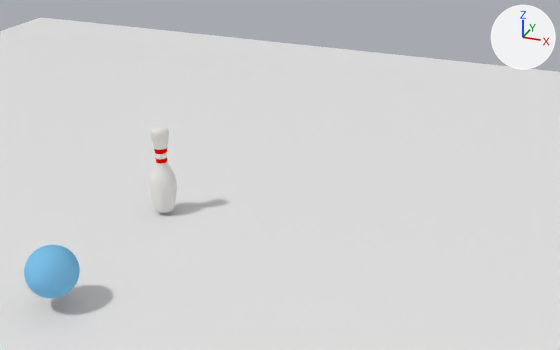
An edit to the Blender file 02 - Bowling Pin/Bowling Alley.blend, drawn before and after from the same camera.
Rendered twice from a 50 mm camera at (9.03, -14.84, 8.86) aimed at (2.57, 1.25, 0.92). The axes (+X, +Y, +Z) are drawn at upper right. The lights are the same throughout.

The first picture shows 'Bowling Ball', 'Pin', 'Plane'.
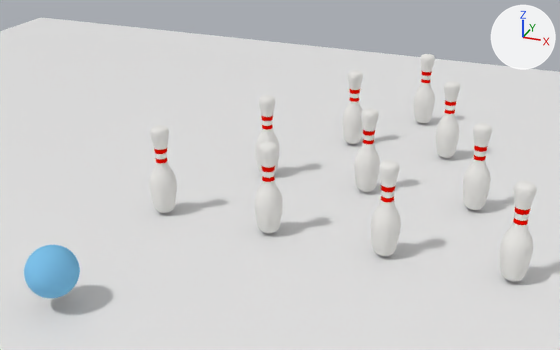
Commit message: Create a Bowling Alley
Create a Bowling Alley

Pixel boxes [x1, y1, x2, y2] of what changed, in the pictures (560 x 350 px):
'Pin_10', added: after [500, 181, 537, 281]
'Pin_9', added: after [371, 160, 401, 256]
'Pin_8', added: after [255, 142, 283, 233]
'Pin_6', added: after [463, 123, 492, 210]
'Pin_5', added: after [354, 108, 380, 192]
'Pin_3', added: after [436, 81, 460, 158]
'Pin_2', added: after [342, 70, 363, 144]
'Pin1', added: after [414, 54, 435, 123]
'Pin_4', added: after [255, 95, 279, 174]
'Pin_7', unchanged, uncovered by the edit: after [150, 125, 177, 213]
'Pin', unchanged, covered by the edit: before [150, 125, 177, 213]

The change, as a list of edits to the scene's bpy script:
```text
Add me_mesh_006:
    me_mesh_006.from_pydata(...)  # 865 vertices, 864 faces; spans x 4.24..5.36, y 0.09..3.9, z -0.56..0.56
    me_mesh_006.polygons.foreach_set('use_smooth', [True] * 864)
    # faces by material slot: [816, 48]
    me_mesh_006.materials.append(mat_pin)  # white #e7e6e3
    me_mesh_006.materials.append(mat_stripe)  # red #e70b00
Add me_mesh_008:
    me_mesh_008.from_pydata(...)  # 865 vertices, 864 faces; spans x 9.04..10.16, y 0.09..3.9, z -0.56..0.56
    me_mesh_008.polygons.foreach_set('use_smooth', [True] * 864)
    # faces by material slot: [816, 48]
    me_mesh_008.materials.append(mat_pin)  # white #e7e6e3
    me_mesh_008.materials.append(mat_stripe)  # red #e70b00
Add me_mesh_010:
    me_mesh_010.from_pydata(...)  # 865 vertices, 864 faces; spans x 13.84..14.96, y 0.09..3.9, z -0.56..0.56
    me_mesh_010.polygons.foreach_set('use_smooth', [True] * 864)
    # faces by material slot: [816, 48]
    me_mesh_010.materials.append(mat_pin)  # white #e7e6e3
    me_mesh_010.materials.append(mat_stripe)  # red #e70b00
Add me_mesh_011:
    me_mesh_011.from_pydata(...)  # 865 vertices, 864 faces; spans x -0.56..0.56, y 0.09..3.9, z -0.56..0.56
    me_mesh_011.polygons.foreach_set('use_smooth', [True] * 864)
    # faces by material slot: [816, 48]
    me_mesh_011.materials.append(mat_pin)  # white #e7e6e3
    me_mesh_011.materials.append(mat_stripe)  # red #e70b00
Add ob_pin_8:
    ob_pin_8 = bpy.data.objects.new('Pin_8', me_mesh_006)
    ob_pin_8.location = (0.0, 0.0, 0.0)
    ob_pin_8.rotation_euler = (1.571, 0.0, 0.0)  # degrees (90, 0, 0)
    ob_pin_8.scale = (0.58, 0.58, 0.58)
Add ob_pin_9:
    ob_pin_9 = bpy.data.objects.new('Pin_9', me_mesh_008)
    ob_pin_9.location = (0.0, 0.0, 0.0)
    ob_pin_9.rotation_euler = (1.571, 0.0, 0.0)  # degrees (90, 0, 0)
    ob_pin_9.scale = (0.58, 0.58, 0.58)
Add ob_pin_10:
    ob_pin_10 = bpy.data.objects.new('Pin_10', me_mesh_010)
    ob_pin_10.location = (0.0, 0.0, 0.0)
    ob_pin_10.rotation_euler = (1.571, 0.0, 0.0)  # degrees (90, 0, 0)
    ob_pin_10.scale = (0.58, 0.58, 0.58)
Add ob_pin_4:
    ob_pin_4 = bpy.data.objects.new('Pin_4', me_mesh_011)
    ob_pin_4.location = (1.5, 3.0, 0.0)
    ob_pin_4.rotation_euler = (1.571, 0.0, 0.0)  # degrees (90, 0, 0)
    ob_pin_4.scale = (0.58, 0.58, 0.58)
Add ob_pin_5:
    ob_pin_5 = bpy.data.objects.new('Pin_5', me_mesh_006.copy())
    ob_pin_5.location = (1.5, 3.0, 0.0)
    ob_pin_5.rotation_euler = (1.571, 0.0, 0.0)  # degrees (90, 0, 0)
    ob_pin_5.scale = (0.58, 0.58, 0.58)
Add ob_pin_6:
    ob_pin_6 = bpy.data.objects.new('Pin_6', me_mesh_008.copy())
    ob_pin_6.location = (1.5, 3.0, 0.0)
    ob_pin_6.rotation_euler = (1.571, 0.0, 0.0)  # degrees (90, 0, 0)
    ob_pin_6.scale = (0.58, 0.58, 0.58)
Add ob_pin_2:
    ob_pin_2 = bpy.data.objects.new('Pin_2', me_mesh_011.copy())
    ob_pin_2.location = (3.0, 6.0, 0.0)
    ob_pin_2.rotation_euler = (1.571, 0.0, 0.0)  # degrees (90, 0, 0)
    ob_pin_2.scale = (0.58, 0.58, 0.58)
Add ob_pin_3:
    ob_pin_3 = bpy.data.objects.new('Pin_3', me_mesh_006.copy())
    ob_pin_3.location = (3.0, 6.0, 0.0)
    ob_pin_3.rotation_euler = (1.571, 0.0, 0.0)  # degrees (90, 0, 0)
    ob_pin_3.scale = (0.58, 0.58, 0.58)
Add ob_pin1:
    ob_pin1 = bpy.data.objects.new('Pin1', me_mesh_008.copy())
    ob_pin1.location = (-1.0, 8.5, 0.0)
    ob_pin1.rotation_euler = (1.571, 0.0, 0.0)  # degrees (90, 0, 0)
    ob_pin1.scale = (0.58, 0.58, 0.58)
```
